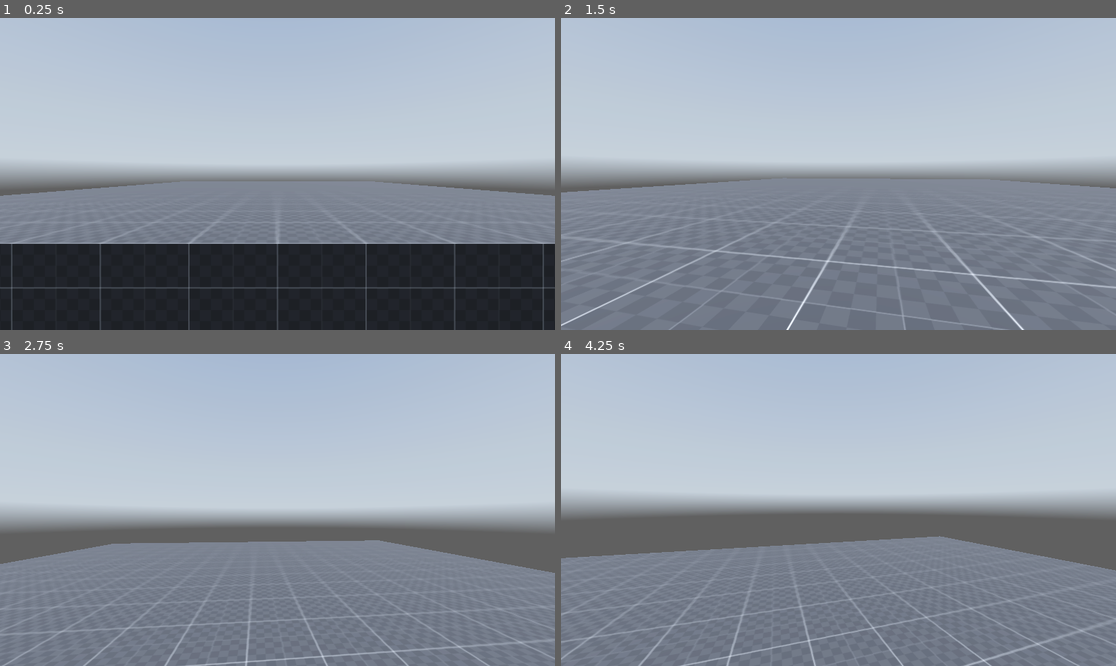
Above: before the commit, frames 1-4 (two rows, left to right).
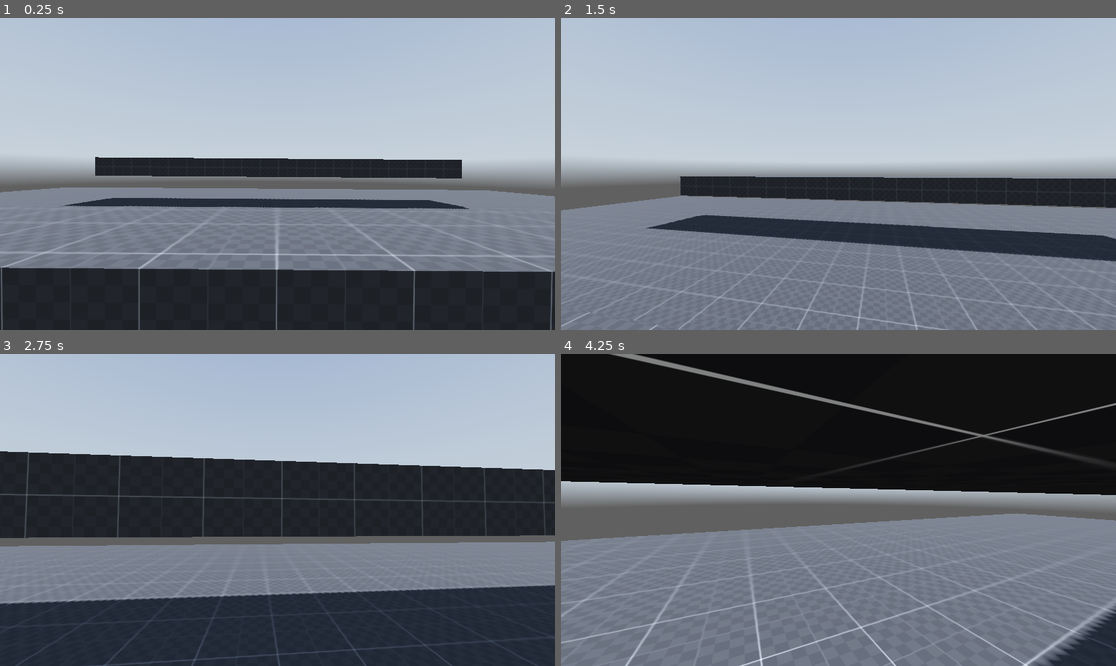
Above: after the commit, the same moments.

Repository: sugxt/slash
Game: Godot game, scene res://scenes/main.tscn
Two runs of this game, one before a commit and one after it. Both use one fixed random seed, a clock stepped at 60 frames per second and the inputs below. A sky picture missing from this copy of the repository is replaced by a grey-blue gradient.
Inputs (mouse positions are in pixels of both pictures, inside the frame that each line leads up to):
- Up to frame 1 (0.25 s): no input
- Up to frame 2 (1.5 s): tap Enter (ui_accept) at 0.5, 0.77, 1.07 s; move the mouse to (866, 174) at 0.52 s; hold C (crouch) 0.53-1.28 s; hold W (forward) from 0.53 s (still down); tap Shift (sprint) at 0.8, 1.35 s; move the mouse to (810, 174) at 1.27 s
- Up to frame 3 (2.75 s): keep holding W (forward); tap Enter (ui_accept) at 1.52, 1.82, 2.3 s; tap Alt (free_look, bound only after the commit) at 1.55 s; move the mouse to (288, 503) at 2.02 s; hold Alt (free_look, bound only after the commit) from 2.03 s (still down)
- Up to frame 4 (4.25 s): keep holding W (forward); move the mouse to (832, 516) at 2.77 s; release Alt (free_look, bound only after the commit) at 2.78 s; tap Enter (ui_accept) at 2.85, 3.02, 3.32, 3.77, 4.07 s; tap C (crouch) at 3.05 s; move the mouse to (877, 513) at 3.52 s; hold C (crouch) from 3.53 s (still down); tap Shift (sprint) at 3.8 s

The runs differ from the first frame. In frame 1, 17% of the frame differs, in the area x 0-100%, y 44-100%; in frame 2, 15%; in frame 3, 50%; in frame 4, 62%, in the area x 0-100%, y 0-100%.

Commit message:
Added Multiple Movement Stats and Animations

Diff:
--- a/project.godot
+++ b/project.godot
@@ -47,3 +47,8 @@
 "events": [Object(InputEventKey,"resource_local_to_scene":false,"resource_name":"","device":-1,"window_id":0,"alt_press …(191 unchanged characters)…
 ]
 }
+free_look={
+"deadzone": 0.2,
+"events": [Object(InputEventKey,"resource_local_to_scene":false,"resource_name":"","device":-1,"window_id":0,"alt_pressed":false,"shift_pressed":false,"ctrl_pressed":false,"meta_pressed":false,"pressed":false,"keycode":0,"physical_keycode":4194328,"key_label":0,"unicode":0,"location":0,"echo":false,"script":null)
+]
+}
--- a/scenes/main.tscn
+++ b/scenes/main.tscn
@@ -25,6 +25,96 @@
 [sub_resource type="CapsuleShape3D" id="CapsuleShape3D_sugp2"]
 height = 1.2
 
+[sub_resource type="Animation" id="Animation_sugp2"]
+resource_name = "jumping"
+length = 0.3
+tracks/0/type = "value"
+tracks/0/imported = false
+tracks/0/enabled = true
+tracks/0/path = NodePath("Camera3D:rotation")
+tracks/0/interp = 1
+tracks/0/loop_wrap = true
+tracks/0/keys = {
+"times": PackedFloat32Array(0, 0.133333, 0.3),
+"transitions": PackedFloat32Array(1, 1, 1),
+"update": 0,
+"values": [Vector3(0, 0, 0), Vector3(-0.0523599, 0, 0.010472), Vector3(0, 0, 0)]
+}
+tracks/1/type = "value"
+tracks/1/imported = false
+tracks/1/enabled = true
+tracks/1/path = NodePath("Camera3D:position")
+tracks/1/interp = 1
+tracks/1/loop_wrap = true
+tracks/1/keys = {
+"times": PackedFloat32Array(0, 0.133333, 0.3),
+"transitions": PackedFloat32Array(1, 1, 1),
+"update": 0,
+"values": [Vector3(0, 0, 0), Vector3(0, -0.1, 0), Vector3(0, 0, 0)]
+}
+
+[sub_resource type="Animation" id="Animation_jyhfs"]
+length = 0.001
+tracks/0/type = "value"
+tracks/0/imported = false
+tracks/0/enabled = true
+tracks/0/path = NodePath("Camera3D:rotation")
+tracks/0/interp = 1
+tracks/0/loop_wrap = true
+tracks/0/keys = {
+"times": PackedFloat32Array(0),
+"transitions": PackedFloat32Array(1),
+"update": 0,
+"values": [Vector3(0, 0, 0)]
+}
+tracks/1/type = "value"
+tracks/1/imported = false
+tracks/1/enabled = true
+tracks/1/path = NodePath("Camera3D:position")
+tracks/1/interp = 1
+tracks/1/loop_wrap = true
+tracks/1/keys = {
+"times": PackedFloat32Array(0),
+"transitions": PackedFloat32Array(1),
+"update": 0,
+"values": [Vector3(0, 0, 0)]
+}
+
+[sub_resource type="Animation" id="Animation_tbgi4"]
+resource_name = "landing"
+length = 0.3
+tracks/0/type = "value"
+tracks/0/imported = false
+tracks/0/enabled = true
+tracks/0/path = NodePath("Camera3D:rotation")
+tracks/0/interp = 1
+tracks/0/loop_wrap = true
+tracks/0/keys = {
+"times": PackedFloat32Array(0, 0.133333, 0.3),
+"transitions": PackedFloat32Array(1, 1, 1),
+"update": 0,
+"values": [Vector3(0, 0, 0), Vector3(-0.0174533, 0, 0.0122173), Vector3(0, 0, 0)]
+}
+tracks/1/type = "value"
+tracks/1/imported = false
+tracks/1/enabled = true
+tracks/1/path = NodePath("Camera3D:position")
+tracks/1/interp = 1
+tracks/1/loop_wrap = true
+tracks/1/keys = {
+"times": PackedFloat32Array(0, 0.133333, 0.3),
+"transitions": PackedFloat32Array(1, 1, 1),
+"update": 0,
+"values": [Vector3(0, 0, 0), Vector3(0, -0.1, 0), Vector3(0, 0, 0)]
+}
+
+[sub_resource type="AnimationLibrary" id="AnimationLibrary_tbgi4"]
+_data = {
+&"RESET": SubResource("Animation_jyhfs"),
+&"jumping": SubResource("Animation_sugp2"),
+&"landing": SubResource("Animation_tbgi4")
+}
+
 [node name="World" type="Node3D"]
 
 [node name="stage" type="Node3D" parent="."]
@@ -32,13 +122,19 @@
 [node name="CSGBox3D" type="CSGBox3D" parent="stage"]
 transform = Transform3D(1, 0, 0, 0, 1, 0, 0, 0, 1, 0, -0.5, 0)
 use_collision = true
-size = Vector3(20, 1, 20)
+size = Vector3(43.0134, 1, 41.9158)
 material = SubResource("StandardMaterial3D_jyhfs")
 
 [node name="CSGBox3D2" type="CSGBox3D" parent="stage"]
-transform = Transform3D(1, 0, 0, 0, 1, 0, 0, 0, 1, 0, 0.5149, -12.2939)
+transform = Transform3D(1, 0, 0, 0, 1, 0, 0, 0, 1, 0, 0.529011, -2.74292)
 use_collision = true
-size = Vector3(20, 1, 20)
+size = Vector3(20, 1, 2.54755)
+material = SubResource("StandardMaterial3D_jyhfs")
+
+[node name="CSGBox3D3" type="CSGBox3D" parent="stage"]
+transform = Transform3D(1, 0, 0, 0, 1, 0, 0, 0, 1, 0.0514498, 1.96034, -12.3441)
+use_collision = true
+size = Vector3(20, 1, 2.54755)
 material = SubResource("StandardMaterial3D_jyhfs")
 
 [node name="env" type="Node3D" parent="."]
@@ -62,10 +158,19 @@
 shape = SubResource("CapsuleShape3D_sugp2")
 disabled = true
 
-[node name="head" type="Node3D" parent="player"]
+[node name="RayCast3D" type="RayCast3D" parent="player"]
+target_position = Vector3(0, 2, 0)
+
+[node name="Neck" type="Node3D" parent="player"]
 transform = Transform3D(1, 0, 0, 0, 1, 0, 0, 0, 1, 0, 1.8, 0)
 
-[node name="Camera3D" type="Camera3D" parent="player/head"]
+[node name="head" type="Node3D" parent="player/Neck"]
 
-[node name="RayCast3D" type="RayCast3D" parent="player"]
-target_position = Vector3(0, 2, 0)
+[node name="eyes" type="Node3D" parent="player/Neck/head"]
+
+[node name="Camera3D" type="Camera3D" parent="player/Neck/head/eyes"]
+
+[node name="AnimationPlayer" type="AnimationPlayer" parent="player/Neck/head/eyes"]
+libraries = {
+&"": SubResource("AnimationLibrary_tbgi4")
+}
--- a/scripts/player.gd
+++ b/scripts/player.gd
@@ -1,11 +1,14 @@
 extends CharacterBody3D
 
 # Player Nodes
-
-@onready var head = $head
+@onready var neck: Node3D = $Neck
+@onready var head = $Neck/head
 @onready var standing_collision_shape: CollisionShape3D = $standing_collision_shape
 @onready var crouching_collision_shape: CollisionShape3D = $crouching_collision_shape
 @onready var ray_cast_3d: RayCast3D = $RayCast3D
+@onready var camera_3d: Camera3D = $Neck/head/eyes/Camera3D
+@onready var eyes: Node3D = $Neck/head/eyes
+@onready var animation_player: AnimationPlayer = $Neck/head/eyes/AnimationPlayer
 
 #Player Variables
 var current_speed = 5.0
@@ -13,12 +16,43 @@
 const sprint_speed = 8.0
 const crouching_speed = 3.0
 
+#States
+var walking = false
+var sprinting = false
+var crouching = false
+var free_looking = false
+var sliding = false
+
+# Slide Vars
+var slide_timer = 0.0
+var slide_timer_max = 1.2
+var slide_vector = Vector2.ZERO
+var slide_speed = 10.0
+
+#Head Bobbing Vars
+
+const head_bobbing_sprinting_speed = 22.0
+const head_bobbing_walking_speed = 14.0
+const head_bobbing_crouching_speed = 10.0
+
+const head_bobbing_crouching_intensity = 0.05
+const head_bobbing_sprinting_intensity = 0.2
+const head_bobbing_walking_intensity = 0.1
+
+var head_bobbing_vector = Vector2.ZERO
+var head_bobbing_index = 0.0
+var head_bobbing_current_intensity = 0.0
+
 # Movement Variables
 const jump_velocity = 4.5
 var crouching_depth = -0.5
+var free_look_tilt_amount = 4
+
+var last_velocity = Vector3.ZERO
 
 #Input Variables
 var lerp_speed = 7.5
+var air_lerp_speed = 3.0
 var direction = Vector3.ZERO
 const mouse_sens = 0.2
 
@@ -29,39 +63,102 @@
 	# Mouse Event Handling
 
 	if event is InputEventMouseMotion:
-		rotate_y(deg_to_rad(-event.relative.x * mouse_sens))
+		if free_looking:
+			neck.rotate_y(deg_to_rad(-event.relative.x * mouse_sens))
+			neck.rotation.y = clamp(neck.rotation.y, deg_to_rad(-120), deg_to_rad(120))
+		else:
+			rotate_y(deg_to_rad(-event.relative.x * mouse_sens))
 		head.rotate_x(deg_to_rad(-event.relative.y * mouse_sens))
 		head.rotation.x = clamp(head.rotation.x, deg_to_rad(-89), deg_to_rad(89))
 
 
 func _physics_process(delta: float) -> void:
+	# Declaring Input
+	var input_dir := Input.get_vector("left", "right", "forward", "backward")
 	#Handling Movement Input and States
 
 	#Crouching State
-	if Input.is_action_pressed("crouch"):
-		current_speed = crouching_speed
-		head.position.y = lerp(head.position.y, 1.8 + crouching_depth, delta*lerp_speed)
+	if Input.is_action_pressed("crouch") || sliding:
+		current_speed = lerp(current_speed,crouching_speed,delta * lerp_speed)
+		head.position.y = lerp(head.position.y,crouching_depth, delta*lerp_speed)
+
 		standing_collision_shape.disabled = true
 		crouching_collision_shape.disabled = false
 
+		# Slide Begin Logic
+
+		if sprinting && input_dir != Vector2.ZERO && is_on_floor():
+			sliding = true
+			slide_timer = slide_timer_max
+			slide_vector = input_dir
+			free_looking = true
+			print("Slide Begin")
+
+		walking = false
+		sprinting = false
+		crouching = true
 
 	elif !ray_cast_3d.is_colliding():
 
 		# Standing State
 		standing_collision_shape.disabled = false
 		crouching_collision_shape.disabled = true
-		head.position.y = lerp(head.position.y, 1.8, delta*lerp_speed)
-
+		head.position.y = lerp(head.position.y, 0.0, delta*lerp_speed)
 
 		if Input.is_action_pressed("sprint"):
 
 			# Sprinting State
-			current_speed = sprint_speed
+			current_speed = lerp(current_speed,sprint_speed,delta * lerp_speed)
+			walking = false
+			sprinting = true
+			crouching = false
 		else:
 
 			# Walking State
-			current_speed = walking_speed
+			current_speed = lerp(current_speed,walking_speed,delta * lerp_speed)
+			walking = true
+			sprinting = false
+			crouching = false
+	# Handle Free Looking
+	if Input.is_action_pressed("free_look") || sliding:
+		free_looking = true
+		if sliding:
+			eyes.rotation.z = lerp(eyes.rotation.z,-deg_to_rad(7.0), delta * lerp_speed)
+		else:
+			eyes.rotation.z = -deg_to_rad(neck.rotation.y*free_look_tilt_amount)
+	else:
+		free_looking = false
+		neck.rotation.y = lerp(neck.rotation.y,0.0,delta * lerp_speed)
+		eyes.rotation.z = lerp(eyes.rotation.z,0.0,delta * lerp_speed)
 
+	# Handle Sliding
+	if sliding:
+		slide_timer -= delta
+		if slide_timer <= 0:
+			sliding = false
+			print("Slide End")
+			free_looking = false
+
+	# Handle Head Bob
+	if sprinting:
+		head_bobbing_current_intensity = head_bobbing_sprinting_intensity
+		head_bobbing_index += head_bobbing_sprinting_speed* delta
+	elif walking:
+		head_bobbing_current_intensity = head_bobbing_walking_intensity
+		head_bobbing_index += head_bobbing_walking_speed* delta
+	elif crouching:
+		head_bobbing_current_intensity = head_bobbing_crouching_intensity
+		head_bobbing_index += head_bobbing_crouching_speed* delta
+
+	if is_on_floor() && !sliding && input_dir != Vector2.ZERO:
+		head_bobbing_vector.y = sin(head_bobbing_index)
+		head_bobbing_vector.x = sin(head_bobbing_index/2)+0.5
+
+		eyes.position.y = lerp(eyes.position.y,head_bobbing_vector.y*(head_bobbing_current_intensity/2.0), delta * lerp_speed)
+		eyes.position.x = lerp(eyes.position.x,head_bobbing_vector.x*head_bobbing_current_intensity, delta * lerp_speed)
+	else:
+		eyes.position.y = lerp(eyes.position.y,0.0, delta * lerp_speed)
+		eyes.position.x = lerp(eyes.position.x,0.0, delta * lerp_speed)
 	# Add the gravity.
 	if not is_on_floor():
 		velocity += get_gravity() * delta
@@ -69,16 +166,27 @@
 	# Handle jump.
 	if Input.is_action_just_pressed("ui_accept") and is_on_floor():
 		velocity.y = jump_velocity
-
+		sliding = false
+		animation_player.play("jumping")
+	# Handle Landing
+	if is_on_floor() && last_velocity.y < 0.0:
+		animation_player.play("landing")
 	# Get the input direction and handle the movement/deceleration.
 	# As good practice, you should replace UI actions with custom gameplay actions.
-	var input_dir := Input.get_vector("left", "right", "forward", "backward")
-	direction = lerp(direction,(transform.basis * Vector3(input_dir.x, 0, input_dir.y)).normalized(),delta * lerp_speed)
+	if is_on_floor():
+		direction = lerp(direction,(transform.basis * Vector3(input_dir.x, 0, input_dir.y)).normalized(),delta * lerp_speed)
+	else:
+		if input_dir != Vector2.ZERO:
+			direction = lerp(direction,(transform.basis * Vector3(input_dir.x, 0, input_dir.y)).normalized(),delta * air_lerp_speed)
+
+	if sliding:
+		direction = (transform.basis * Vector3(slide_vector.x,0,slide_vector.y)).normalized()
+		current_speed = (slide_timer + 0.1) * slide_speed
 	if direction:
 		velocity.x = direction.x * current_speed
 		velocity.z = direction.z * current_speed
 	else:
 		velocity.x = move_toward(velocity.x, 0, current_speed)
 		velocity.z = move_toward(velocity.z, 0, current_speed)
-
+	last_velocity = velocity
 	move_and_slide()
Not shown: 1 places in scenes/main.tscn that only renumber resources
